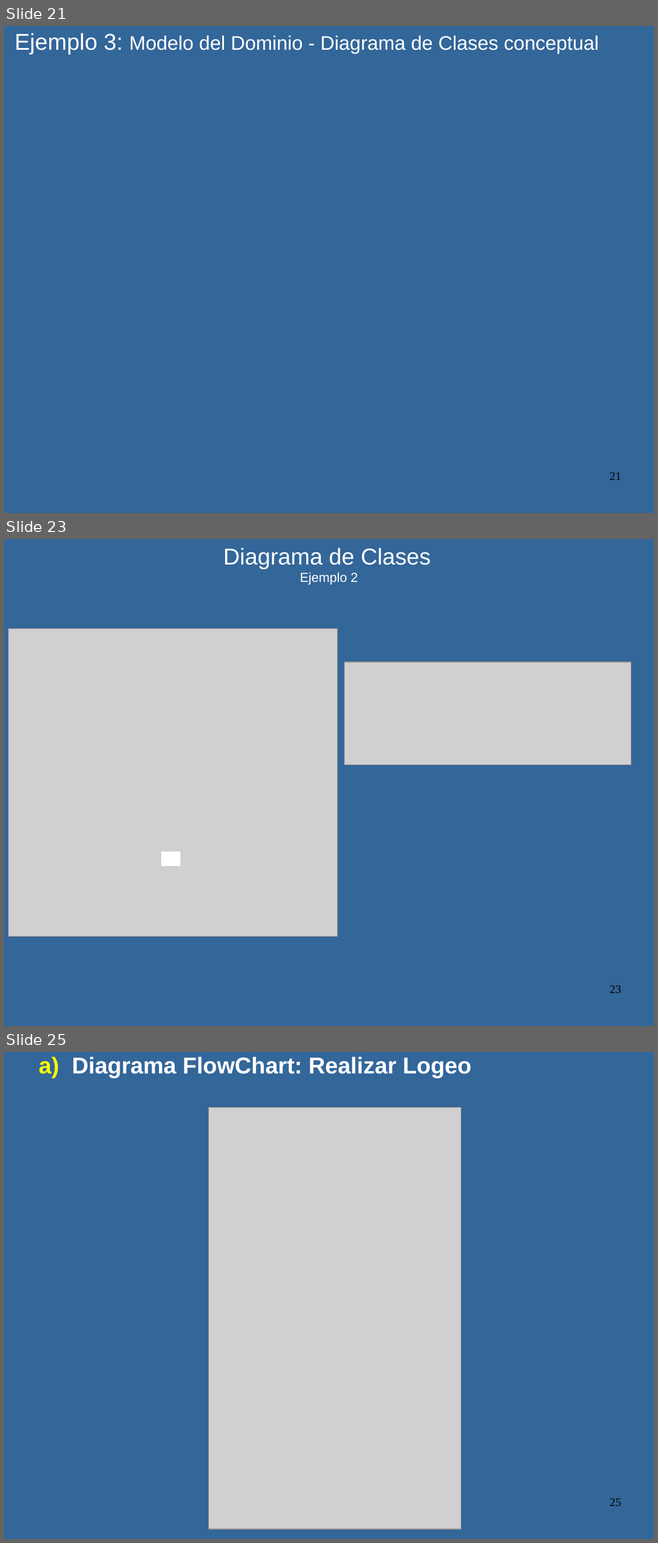
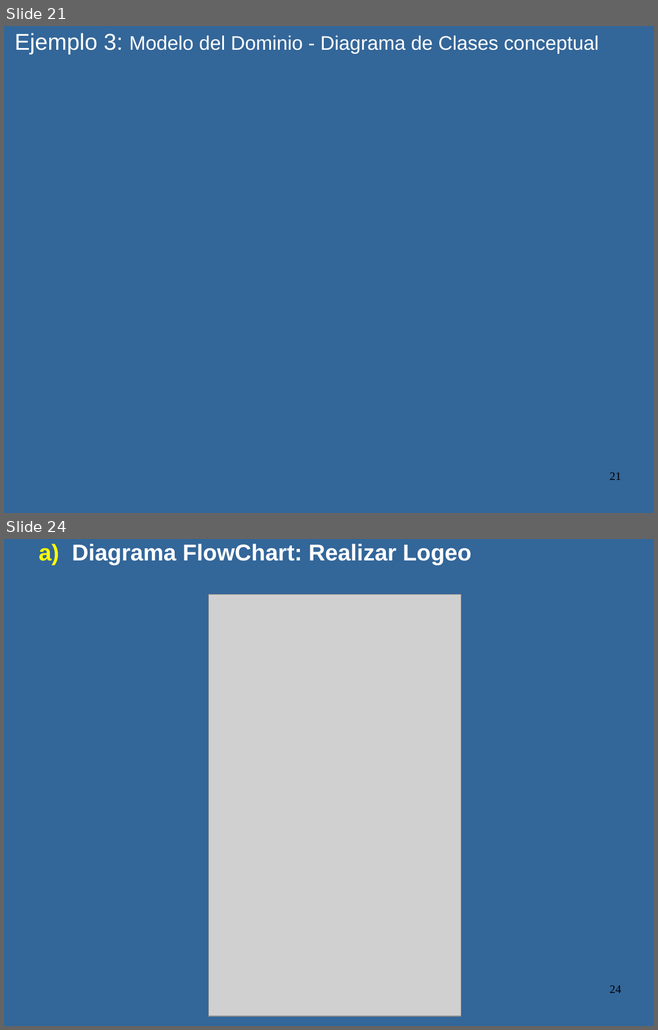
Before and after one commit to luismagarinos/Material-de-estudio-2023---MOO, a slide deck: Proyecto de Sistema 2023.ppt. Shown one above the other, each under a label of ours: slides 21, 23 and 25 before the commit, slides 21 and 24 after it; the slides between them are not shown. The pictures are 658x1543 and 658x1030 pixels, drawn with LibreOffice and Linux fonts; fonts in the diff are those of the drawing; grey boxes stand for pictures; background and template pictures are left out. Boxes give left, top, right and bottom in pixels: in the first picture for what was removed or moved away, otherwise in the second. Text is boxed around its words. In the diff, an @@ line names an element or a change of style, - is before the commit and + after.

```diff
--- a/Proyecto de Sistema 2023.ppt
+++ b/Proyecto de Sistema 2023.ppt
@@ slide 23 removed at (x1=4, y1=539, x2=654, y2=1026), background #336699 @@
@@ text removed at (x1=223, y1=548, x2=431, y2=585) @@
-Diagrama de Clases
-Ejemplo 2
@@ picture removed at (x1=9, y1=628, x2=337, y2=937) @@
@@ picture removed at (x1=344, y1=662, x2=630, y2=765) @@
@@ rectangle removed at (x1=162, y1=852, x2=180, y2=866) @@
@@ page number removed at (x1=610, y1=986, x2=621, y2=993) @@
-23
@@ what was slide 25 is now slide 24 @@
@@ page number at (x1=610, y1=986, x2=621, y2=993): text changed @@
-25
+24
```
Also in this commit, not shown: 4 slides changed, 1 other slide removed, 2 other files.
